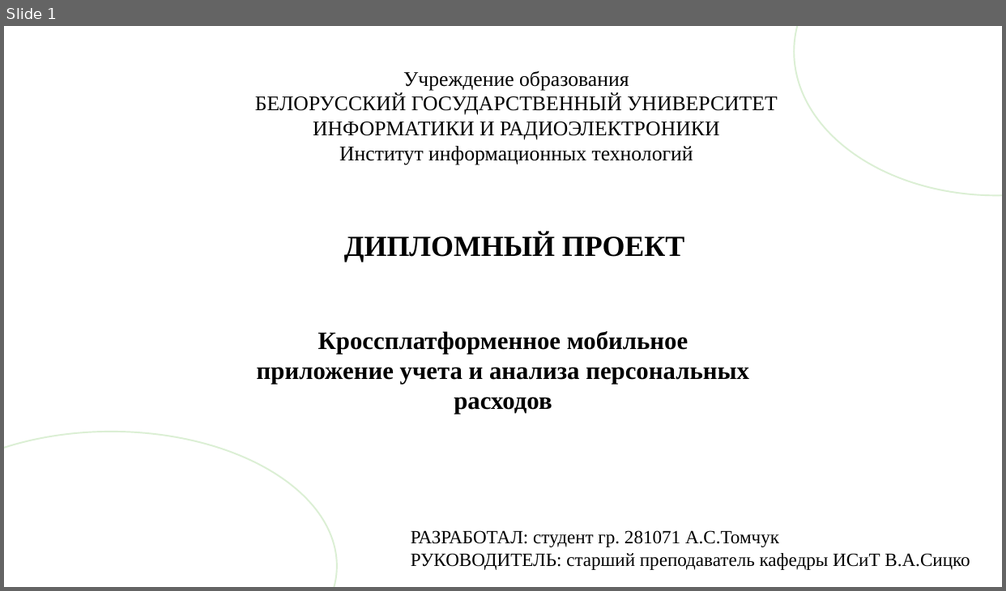
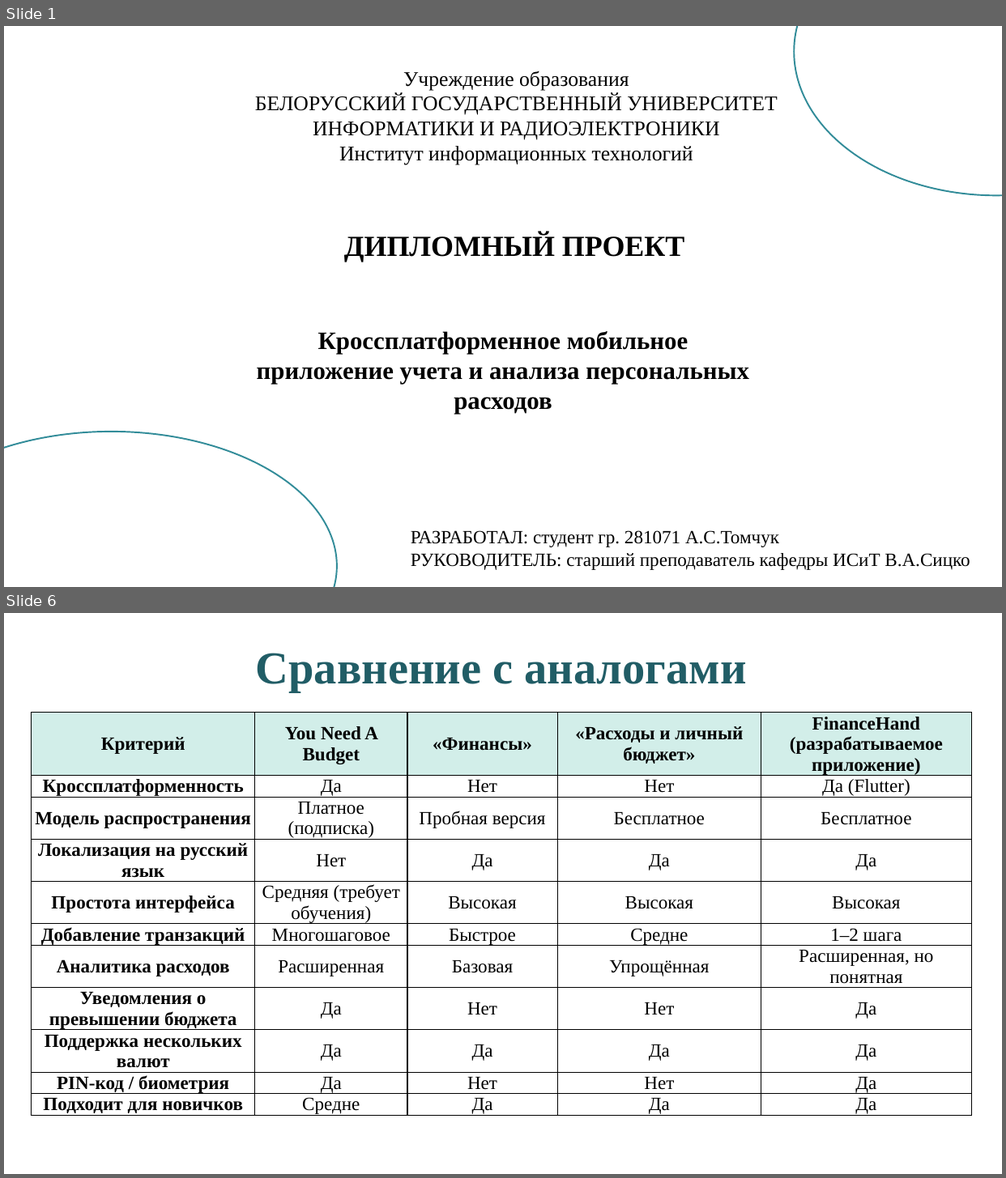
Before and after one commit to nastyatomchuk/diplom, a slide deck: Томчук А.С. Презентация.pptx. Shown one above the other, each under a label of ours: slide 1 before the commit, slides 1 and 6 after it; the slides between them are not shown. The pictures are 1006x591 and 1006x1178 pixels, drawn with LibreOffice and Linux fonts; fonts in the diff are those of the drawing; background and template pictures are left out. Boxes give left, top, right and bottom in pixels: in the first picture for what was removed or moved away, otherwise in the second. Text is boxed around its words. In the diff, an @@ line names an element or a change of style, - is before the commit and + after.

```diff
--- a/Томчук А.С. Презентация.pptx
+++ b/Томчук А.С. Презентация.pptx
@@ slide 6 added at bbox=[4, 613, 1002, 1174], background picture (left out) @@
@@ title added at bbox=[256, 653, 746, 692], 44 pt, text #215D66, bold @@
+Сравнение с аналогами
@@ table added at bbox=[32, 713, 972, 1149], 11 rows, 5 columns @@
+Критерий | You Need A Budget | «Финансы» | «Расходы и личный бюджет» | FinanceHand (разрабатываемое приложение)
+Кроссплатформенность | Да | Нет | Нет | Да (Flutter)
+Модель распространения | Платное (подписка) | Пробная версия | Бесплатное | Бесплатное
+Локализация на русский язык | Нет | Да | Да | Да
+Простота интерфейса | Средняя (требует обучения) | Высокая | Высокая | Высокая
+Добавление транзакций | Многошаговое | Быстрое | Средне | 1–2 шага
+Аналитика расходов | Расширенная | Базовая | Упрощённая | Расширенная, но понятная
+Уведомления о превышении бюджета | Да | Нет | Нет | Да
+Поддержка нескольких валют | Да | Да | Да | Да
+PIN-код / биометрия | Да | Нет | Нет | Да
+Подходит для новичков | Средне | Да | Да | Да
@@ slide 1 changed as well @@
@@ ellipse at bbox=[794, 26, 1002, 196]: outline #DBEFD4 1.5 pt to #328C99 1.5 pt @@
@@ ellipse at bbox=[4, 432, 337, 587]: outline #DBEFD4 1.5 pt to #328C99 1.5 pt @@
```
Also in this commit, not shown: 1 other slide changed, 15 other slides added, 9 slides removed, 3 other files.
